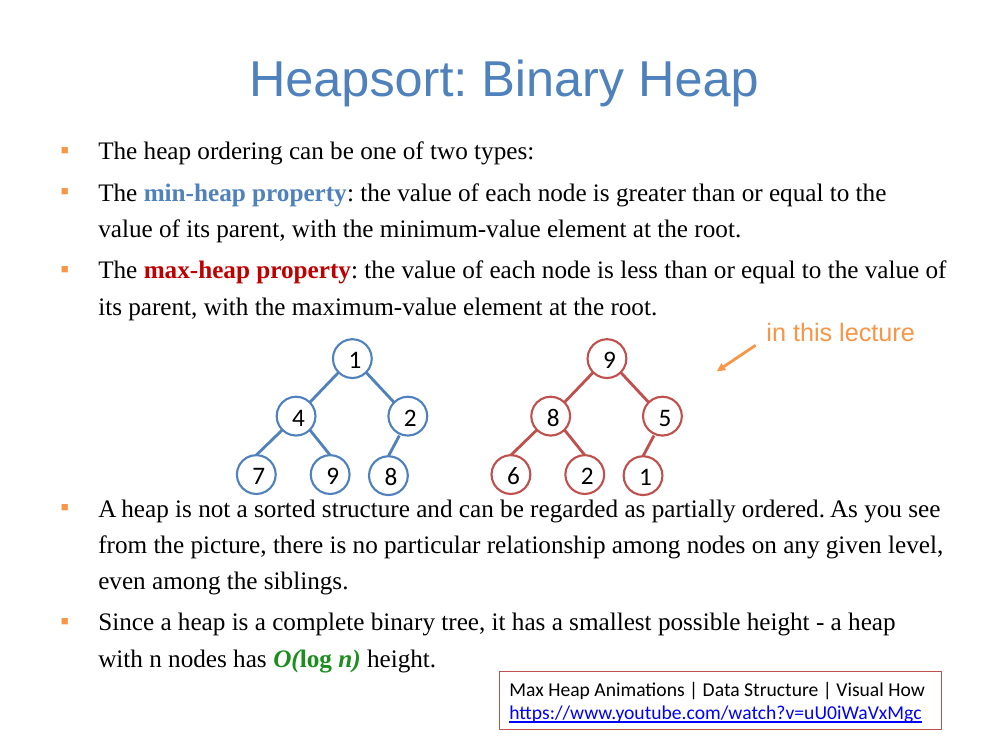
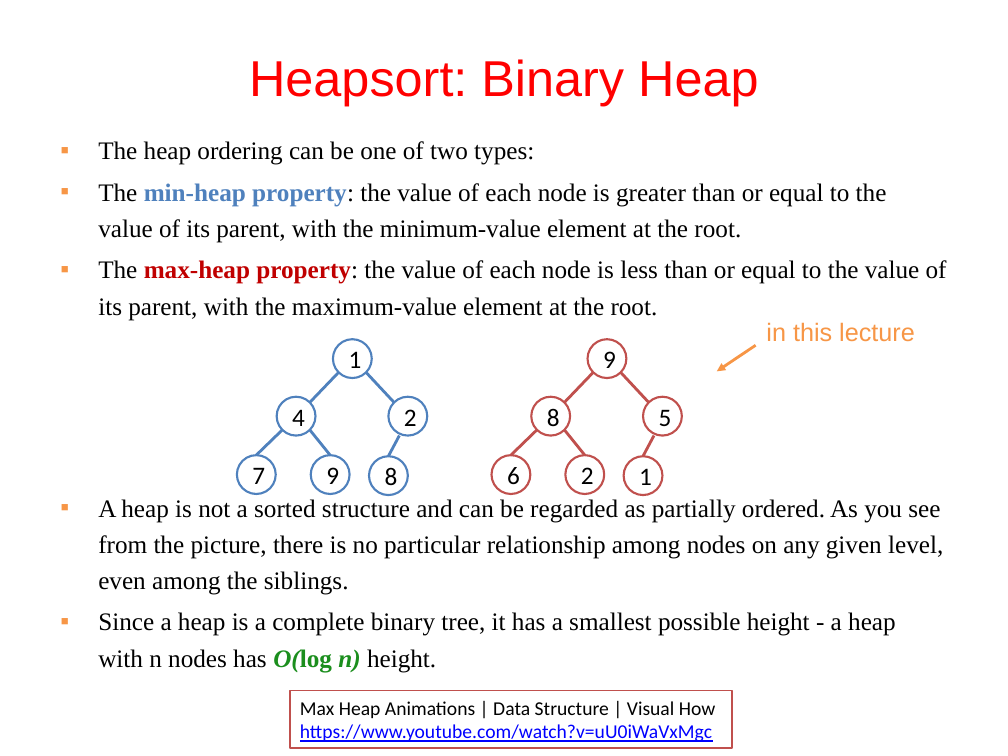
Before and after one commit to guhofstra/CSC111Fa25, a slide deck: slide 13 of PPTs/Lecture 13-sorting algorithms.pptx. Drawn at 1008x756 pixels with LibreOffice and Linux fonts; fonts in the diff are those of the drawing. Boxes give left, top, right and bottom in pixels: in the first picture for what was removed or moved away, otherwise in the second. Text is boxed around its words. In the diff, an @@ line names an element or a change of style, - is before the commit and + after.

```diff
--- a/PPTs/Lecture 13-sorting algorithms.pptx
+++ b/PPTs/Lecture 13-sorting algorithms.pptx
@@ title "Heapsort: Binary Heap" at [249,59,758,106]: text colour #4F81BD to #FF0000 @@
@@ rectangle "Max Heap Animations | Data ...": place and size @@
-rectangle "Max Heap Animations | Data ..." at [499,671,940,729]
+rectangle "Max Heap Animations | Data ..." at [290,690,732,748]
```
Also in this commit, not shown: 18 other slides changed, 6 slides added, 1 slide removed, 17 other files.
